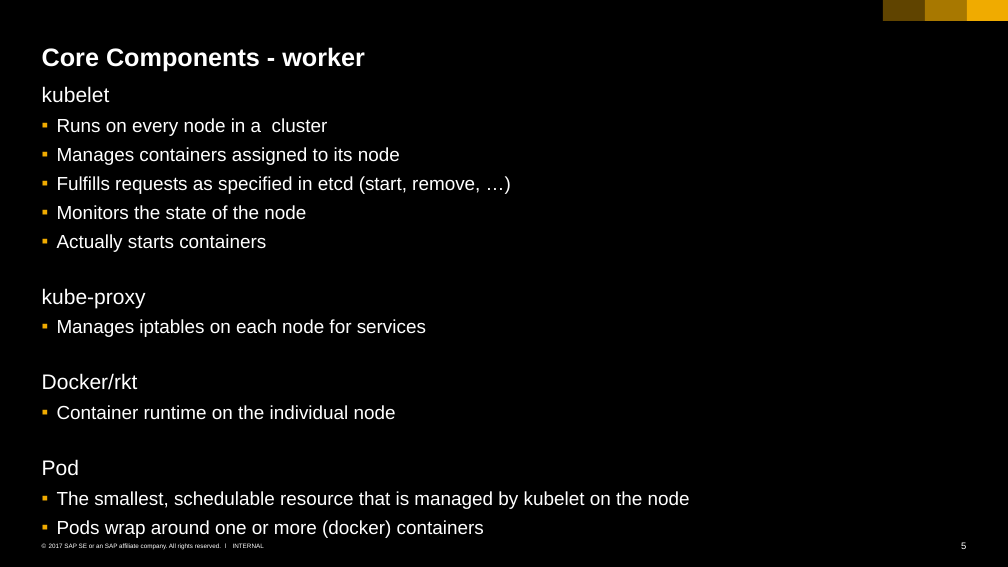
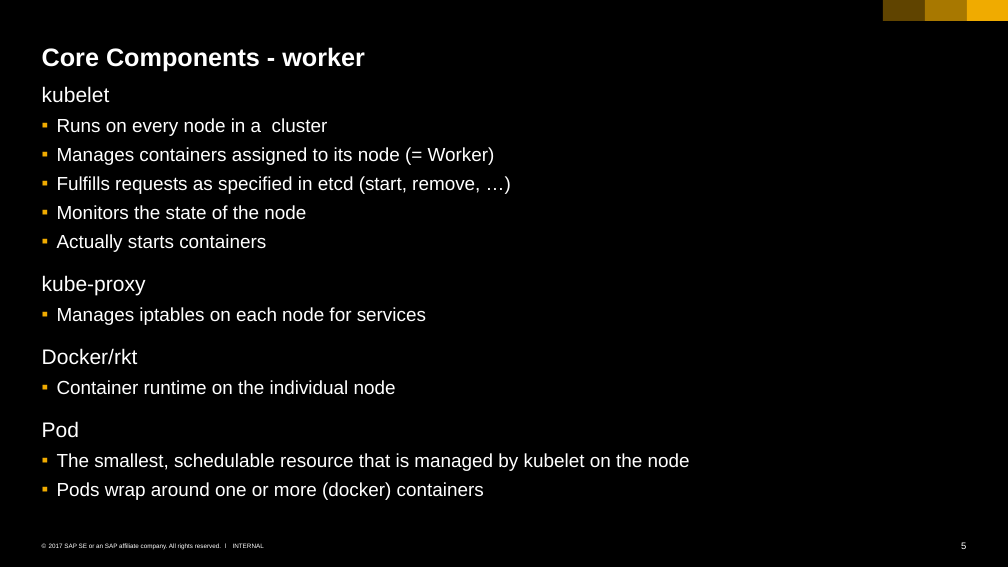
Before and after one commit to cuijiyao01/docker-k8s-training, a slide deck: slide 5 of kubernetes/01_k8s_core_components.pptx. Drawn at 1008x567 pixels with LibreOffice and Linux fonts; fonts in the diff are those of the drawing. Boxes give left, top, right and bottom in pixels: in the first picture for what was removed or moved away, otherwise in the second. Text is boxed around its words. In the diff, an @@ line names an element or a change of style, - is before the commit and + after.

```diff
--- a/kubernetes/01_k8s_core_components.pptx
+++ b/kubernetes/01_k8s_core_components.pptx
@@ text at (x1=57, y1=147, x2=495, y2=165): text changed @@
-  ▪ Manages containers assigned to its node
+  ▪ Manages containers assigned to its node (= Worker)
@@ text at (x1=42, y1=275, x2=146, y2=438): less space between paragraphs @@
```
Also in this commit, not shown: 3 other slides changed, 2 other files.
